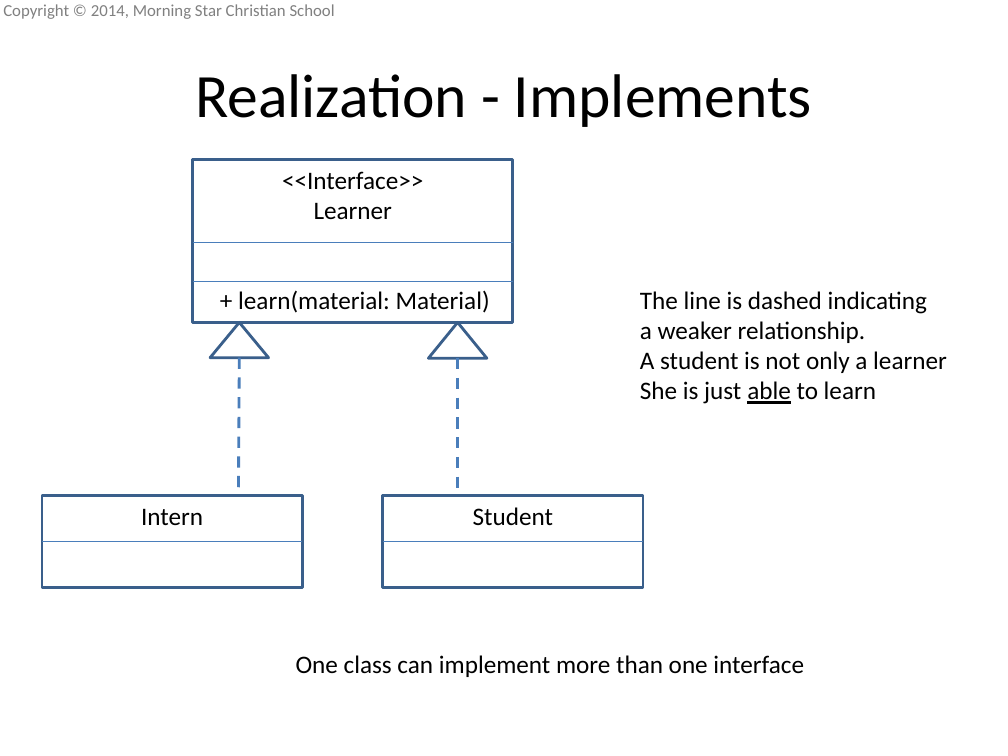
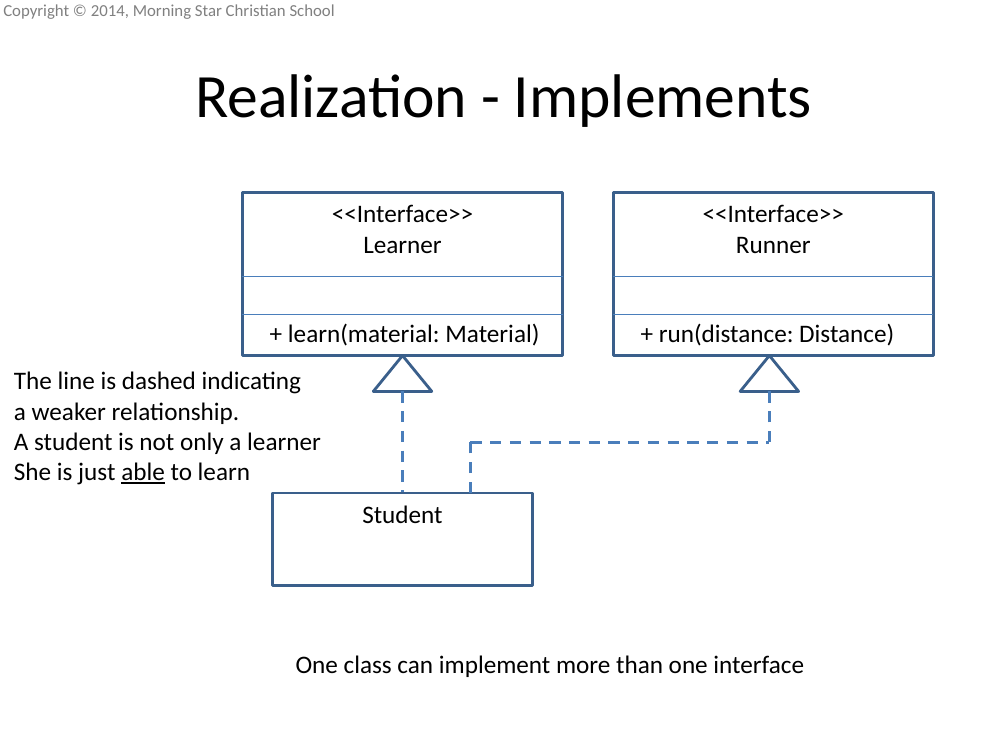
Before and after one commit to mscsbend/presentations, a slide deck: slide 27 of Lesson 4.pptx (slide 25 before the commit). Drawn at 1008x756 pixels with LibreOffice and Linux fonts; fonts in the diff are those of the drawing; background and template pictures are left out. Boxes give left, top, right and bottom in pixels: in the first picture for what was removed or moved away, otherwise in the second. Text is boxed around its words. In the diff, an @@ line names an element or a change of style, - is before the commit and + after.

```diff
--- a/Lesson 4.pptx
+++ b/Lesson 4.pptx
@@ rectangle added at (613,193,933,355), outline #3A5F8C 2 pt, 18 pt, text #000000 @@
+<<Interface>>
+Runner
@@ line moved from (383, 542) - (643, 542) to (613, 276) - (933, 276) @@
@@ 2 lines, 1 rectangle, 1 text: place and size @@
-2 lines, 1 rectangle, 1 text at (193,159,513,322)
+2 lines, 1 rectangle, 1 text at (243,193,563,355)
@@ line moved from (42, 542) - (302, 542) to (613, 314) - (933, 314) @@
@@ text added at (659,323,894,346), 18 pt, text #000000 @@
++ run(distance: Distance)
@@ line removed from (239, 358) to (239, 493) @@
@@ triangle: place and size @@
-triangle at (428,323,487,359)
+triangle at (373,356,431,392)
@@ triangle: place and size @@
-triangle at (210,323,268,358)
+triangle at (740,356,798,392)
@@ text "The line is dashed indicating": place and size @@
-text "The line is dashed indicating" at (640,291,947,404)
+text "The line is dashed indicating" at (14,371,321,485)
@@ line moved from (458, 358) - (458, 496) to (402, 391) - (402, 493) @@
@@ line added from (769, 443) to (769, 391), #4B7EBC 2 pt dashed @@
@@ line added from (471, 493) to (471, 443), #4B7EBC 2 pt dashed @@
@@ line added from (471, 443) to (769, 443), #4B7EBC 2 pt dashed @@
@@ rectangle removed at (42,496,302,589) @@
-Intern
@@ freeform shape added at (272,493,532,586), outline #3A5F8C 2 pt, 18 pt, text #000000 @@
+Student
@@ rectangle removed at (383,496,643,589) @@
-Student
```
Also in this commit, not shown: 2 slides added, 1 other file.
